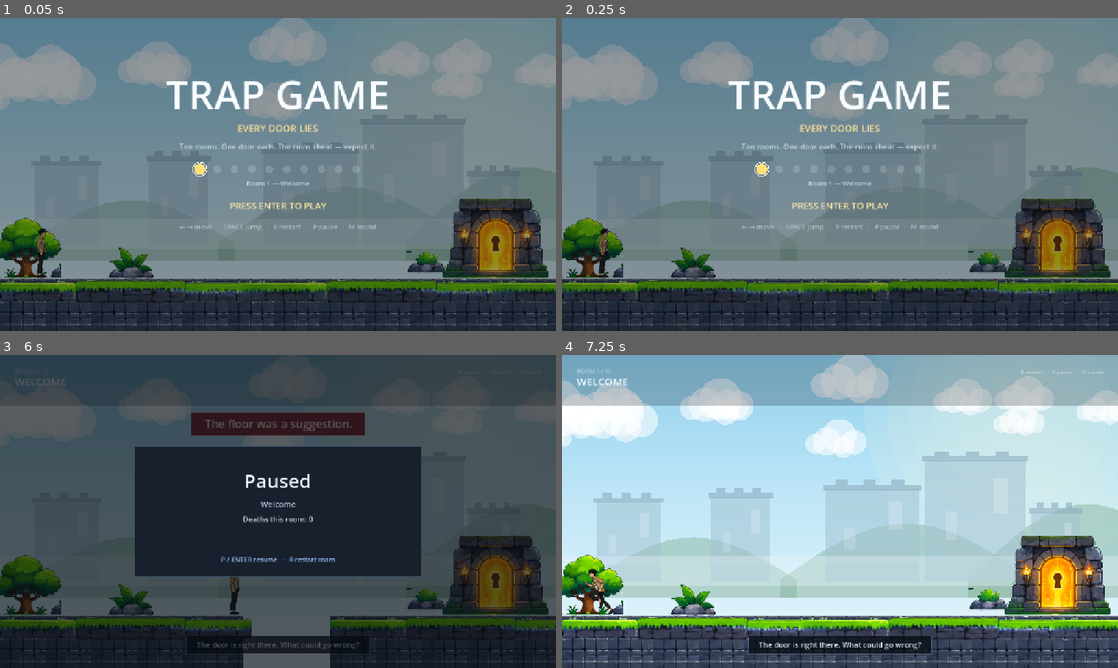
Above: before the commit, frames 1-4 (two rows, left to right).
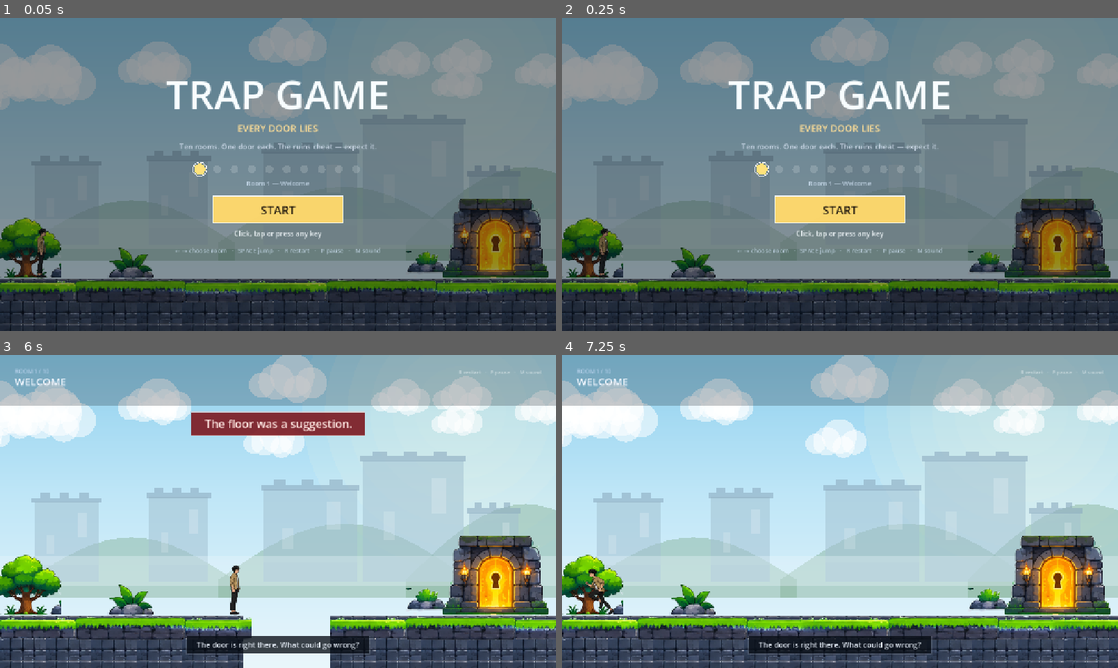
Above: after the commit, the same moments.

Repository: rayanixh/Trap-Game
Game: Godot game, scene res://scenes/main.tscn
Two runs of this game, one before a commit and one after it. Both use one fixed random seed, a clock stepped at 60 frames per second and the inputs below.
Inputs (mouse positions are in pixels of both pictures, inside the frame that each line leads up to):
- Up to frame 1 (0.05 s): no input
- Up to frame 2 (0.25 s): no input
- Up to frame 3 (6 s): tap Enter (confirm) at 0.5, 2.3 s; move the mouse to (400, 495) at 0.52 s; hold Right (move_right) 0.53-1.25 s; hold Enter (confirm) 0.53-1.25 s; click (400, 495) at 0.67 s; tap Space (jump) at 0.77, 1.07 s; tap J at 0.8, 3.6, 5.3 s; drag from (166, 527) to (250, 574) at 1.27 s; move the mouse to (333, 442) at 2.02 s; hold Left (move_left) 2.03-2.75 s; hold Space (jump) 2.03-2.75 s; click (333, 442) at 2.17 s; drag from (250, 574) to (111, 464) at 2.77 s; tap R (restart) at 3.5 s; move the mouse to (444, 558) at 3.52 s; hold Right (move_right) 3.53-4.25 s; hold Space (jump) 3.53-4.25 s; click (444, 558) at 3.67 s; tap M (mute) at 4.15 s; drag from (111, 464) to (194, 433) at 4.27 s; move the mouse to (305, 511) at 5.02 s; hold Right (move_right) 5.03-5.75 s; tap Keypad Enter at 5.1 s; click (305, 511) at 5.17 s; tap P (pause) at 5.65 s; drag from (194, 433) to (166, 527) at 5.77 s
- Up to frame 4 (7.25 s): move the mouse to (962, 495) at 6.52 s; hold Left (move_left) from 6.53 s (still down); hold Enter (confirm) from 6.53 s (still down); tap J at 6.6 s; click (962, 495) at 6.67 s; tap Space (jump) at 6.77, 7.07 s; tap R (restart) at 7.15 s

The runs differ from the first frame. In frame 1, 2.6% of the frame differs, in the area x 31-69%, y 56-76%; in frame 2, 2.6%; in frame 3, 98%, in the area x 0-100%, y 0-100%; in frame 4, nothing differs.

Commit message:
Let clicks and taps start and advance the game
The title screen only listened for Enter and Space, so tapping or clicking it looked
frozen. Any click, touch or key now starts a run and advances the panels, and the
title shows a real START button.

Generated with Codebuff 🤖
Co-Authored-By: Codebuff <noreply@codebuff.com>

Diff:
--- a/godot/scripts/game.gd
+++ b/godot/scripts/game.gd
@@ -285,48 +285,74 @@
 # ------------------------------------------------------------------ main loop
 
 func _unhandled_input(event: InputEvent) -> void:
+	if event is InputEventKey and event.pressed and not event.echo:
+		_handle_key(event)
+	elif _is_tap(event):
+		# clicking or tapping the screen always works, on desktop and on touch
+		_advance()
+
+
+## Left mouse button or a screen touch going down.
+func _is_tap(event: InputEvent) -> bool:
+	if event is InputEventMouseButton:
+		return event.pressed and event.button_index == MOUSE_BUTTON_LEFT
+	if event is InputEventScreenTouch:
+		return event.pressed
+	return false
+
+
+func _handle_key(event: InputEvent) -> void:
 	if event.is_action_pressed("mute"):
-		muted = not muted
-		AudioServer.set_bus_mute(0, muted)
-		_save()
+		_toggle_mute()
+		return
 
 	if event.is_action_pressed("pause"):
 		if state == State.PLAY:
 			_set_state(State.PAUSED)
 		elif state == State.PAUSED:
 			_set_state(State.PLAY)
+		return
 
 	if event.is_action_pressed("restart"):
 		if state == State.PLAY or state == State.PAUSED:
 			_retry_room()
-
-	if event.is_action_pressed("confirm"):
-		match state:
-			State.TITLE:
-				_start_room(title_pick)
-			State.CLEAR:
-				_next_room()
-			State.VICTORY:
-				_to_title()
-			State.PAUSED:
-				_set_state(State.PLAY)
-
-	if event.is_action_pressed("jump"):
-		match state:
-			State.TITLE:
-				_start_room(title_pick)
-			State.CLEAR:
-				_next_room()
-			State.VICTORY:
-				_to_title()
+		return
 
 	if state == State.TITLE:
 		if event.is_action_pressed("move_left"):
 			title_pick = maxi(0, title_pick - 1)
 			_build_room(title_pick)
-		elif event.is_action_pressed("move_right"):
+			return
+		if event.is_action_pressed("move_right"):
 			title_pick = mini(unlocked, title_pick + 1)
 			_build_room(title_pick)
+			return
+		# any other key starts the run, so no one gets stuck on the title
+		_advance()
+		return
+
+	if event.is_action_pressed("confirm") or event.is_action_pressed("jump"):
+		_advance()
+
+
+func _advance() -> void:
+	match state:
+		State.TITLE:
+			_start_room(title_pick)
+		State.CLEAR:
+			_next_room()
+		State.VICTORY:
+			_to_title()
+		State.PAUSED:
+			_set_state(State.PLAY)
+		State.DEAD:
+			_retry_room()
+
+
+func _toggle_mute() -> void:
+	muted = not muted
+	AudioServer.set_bus_mute(0, muted)
+	_save()
 
 
 func _process(delta: float) -> void:
@@ -457,12 +483,12 @@
 	hud.panel_title = "Room Cleared"
 	hud.panel_subtitle = str(room.get("name", ""))
 	hud.panel_lines = ["Deaths %d" % deaths]
-	hud.panel_footer = "Press ENTER for the next room"
+	hud.panel_footer = "Press ENTER or click for the next room"
 	if hud.mode == "victory":
 		hud.panel_title = "You Beat The Ruins"
 		hud.panel_subtitle = "Every trap, every lie, every door."
 		hud.panel_lines = ["Rooms %d" % ROOMS.size()]
-		hud.panel_footer = "Press ENTER to return to the title"
+		hud.panel_footer = "Press ENTER or click to return to the title"
 	hud.queue_redraw()
 
 
--- a/godot/scripts/hud.gd
+++ b/godot/scripts/hud.gd
@@ -78,7 +78,7 @@
 		"dead":
 			_draw_death()
 		"paused":
-			_draw_panel("Paused", room_name, ["Deaths this room: %d" % deaths], "P / ENTER resume   ·   R restart room", Color(0.47, 0.78, 1.0, 0.3))
+			_draw_panel("Paused", room_name, ["Deaths this room: %d" % deaths], "P / ENTER / click resumes   ·   R restarts the room", Color(0.47, 0.78, 1.0, 0.3))
 		"clear":
 			_draw_panel(panel_title, panel_subtitle, panel_lines, panel_footer, Color(1.0, 0.84, 0.47, 0.5))
 		"victory":
@@ -161,5 +161,11 @@
 	if best_deaths >= 0:
 		line += "   ·   best %d death%s" % [best_deaths, "" if best_deaths == 1 else "s"]
 	_text_centered(line, 386.0, 15, Color(0.82, 0.89, 0.96, 0.8))
-	_text_centered("PRESS ENTER TO PLAY", 440.0, 21, Color(1.0, 0.91, 0.66, 0.95))
-	_text_centered("← → move   ·   SPACE jump   ·   R restart   ·   P pause   ·   M sound", 486.0, 15, Color(0.75, 0.82, 0.89, 0.72))
+	# the start target: clickable, tappable, and only decoration for the keyboard
+	var button := Rect2(W * 0.5 - 150.0, 410.0, 300.0, 62.0)
+	draw_rect(button, Color(1.0, 0.85, 0.42, 0.96))
+	draw_rect(button, Color(1.0, 1.0, 1.0, 0.9), false, 2.0)
+	_text_centered("START", 452.0, 27, Color(0.13, 0.1, 0.06, 1.0))
+
+	_text_centered("Click, tap or press any key", 502.0, 16, Color(0.97, 0.99, 1.0, 0.9))
+	_text_centered("← → choose room   ·   SPACE jump   ·   R restart   ·   P pause   ·   M sound", 540.0, 14, Color(0.8, 0.87, 0.94, 0.75))
--- /dev/null
+++ b/godot/tests/input_test.gd
@@ -0,0 +1,114 @@
+extends Node
+##
+## Checks that the menus respond to the keyboard, the mouse and touches.
+##
+##   godot --headless --path godot tests/input_test.tscn
+##
+
+var main
+var failures := 0
+
+
+func report(ok: bool, label: String) -> void:
+	print("ok    " if ok else "FAIL  ", label)
+	if not ok:
+		failures += 1
+
+
+func press_key(key: int) -> void:
+	for state in [true, false]:
+		var event := InputEventKey.new()
+		event.physical_keycode = key
+		event.keycode = key
+		event.pressed = state
+		Input.parse_input_event(event)
+
+
+func click() -> void:
+	for state in [true, false]:
+		var event := InputEventMouseButton.new()
+		event.button_index = MOUSE_BUTTON_LEFT
+		event.pressed = state
+		event.position = Vector2(640.0, 440.0)
+		Input.parse_input_event(event)
+
+
+func tap() -> void:
+	for state in [true, false]:
+		var event := InputEventScreenTouch.new()
+		event.index = 0
+		event.pressed = state
+		event.position = Vector2(640.0, 440.0)
+		Input.parse_input_event(event)
+
+
+func settle() -> void:
+	await get_tree().process_frame
+	await get_tree().process_frame
+
+
+func _ready() -> void:
+	await settle()
+	main = load("res://scenes/main.tscn").instantiate()
+	add_child(main)
+	await settle()
+	await get_tree().physics_frame
+
+	report(InputMap.has_action("confirm") and InputMap.has_action("jump"), "input actions registered")
+	report(main.hud.mouse_filter == Control.MOUSE_FILTER_IGNORE, "HUD lets clicks through")
+	report(main.state == main.State.TITLE, "starts on the title screen")
+
+	press_key(KEY_ENTER)
+	await settle()
+	report(main.state == main.State.PLAY, "ENTER starts the game")
+
+	main._to_title()
+	await settle()
+	press_key(KEY_SPACE)
+	await settle()
+	report(main.state == main.State.PLAY, "SPACE starts the game")
+
+	main._to_title()
+	await settle()
+	press_key(KEY_J)
+	await settle()
+	report(main.state == main.State.PLAY, "any other key starts the game")
+
+	main._to_title()
+	await settle()
+	click()
+	await settle()
+	report(main.state == main.State.PLAY, "clicking the title screen starts the game")
+
+	main._to_title()
+	await settle()
+	tap()
+	await settle()
+	report(main.state == main.State.PLAY, "tapping the title screen starts the game")
+
+	# menu panels
+	main._start_room(0)
+	await settle()
+	main._clear_room()
+	await settle()
+	report(main.state == main.State.CLEAR, "clearing shows the clear panel")
+	click()
+	await settle()
+	report(main.state == main.State.PLAY and main.room_index == 1, "clicking continues to the next room")
+
+	main._die()
+	await settle()
+	report(main.state == main.State.DEAD, "dying shows the retry panel")
+	click()
+	await settle()
+	report(main.state == main.State.PLAY, "clicking retries the room")
+
+	main._set_state(main.State.PAUSED)
+	await settle()
+	press_key(KEY_P)
+	await settle()
+	report(main.state == main.State.PLAY, "P resumes from pause")
+
+	print("---")
+	print("%d failed" % failures)
+	get_tree().quit(0 if failures == 0 else 1)
--- /dev/null
+++ b/godot/tests/input_test.tscn
@@ -0,0 +1,6 @@
+[gd_scene load_steps=2 format=3]
+
+[ext_resource type="Script" path="res://tests/input_test.gd" id="1_input"]
+
+[node name="InputTest" type="Node"]
+script = ExtResource("1_input")
Not shown, added: godot/tests/input_test.gd.uid
Not shown, added: godot/tests/smoke.gd.uid
Not shown, changed: trap-game-godot.zip
